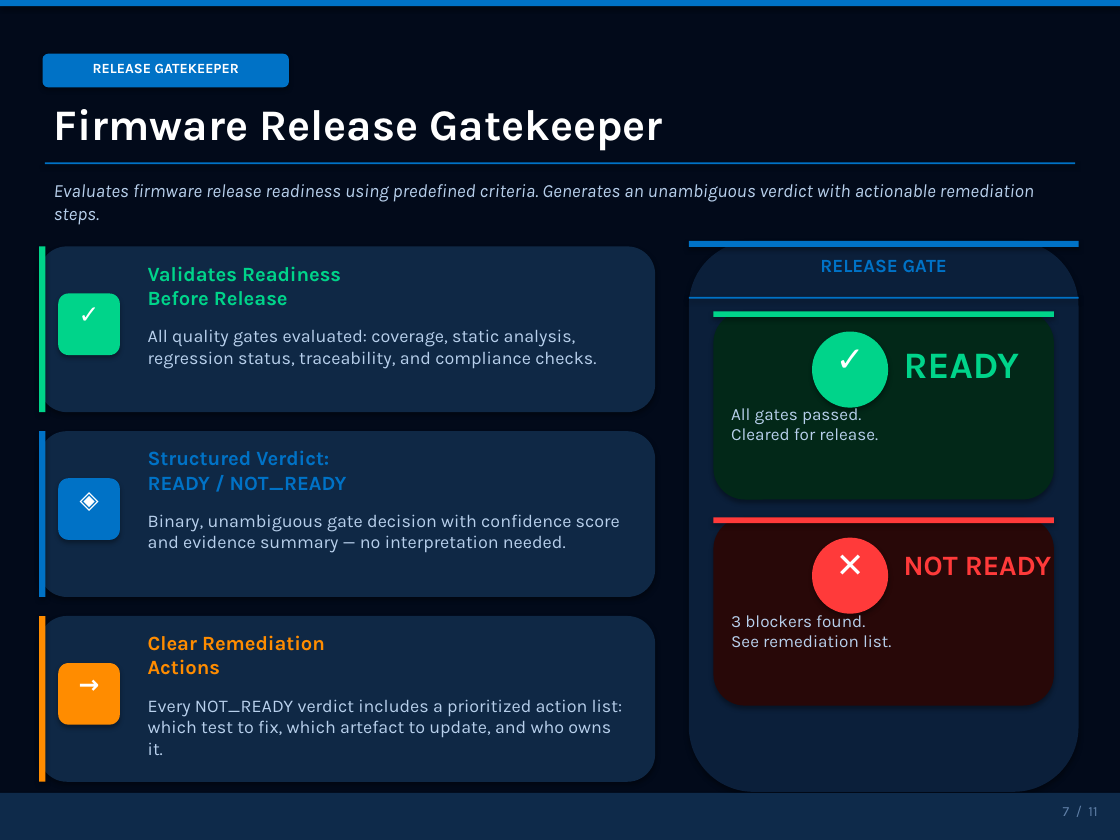
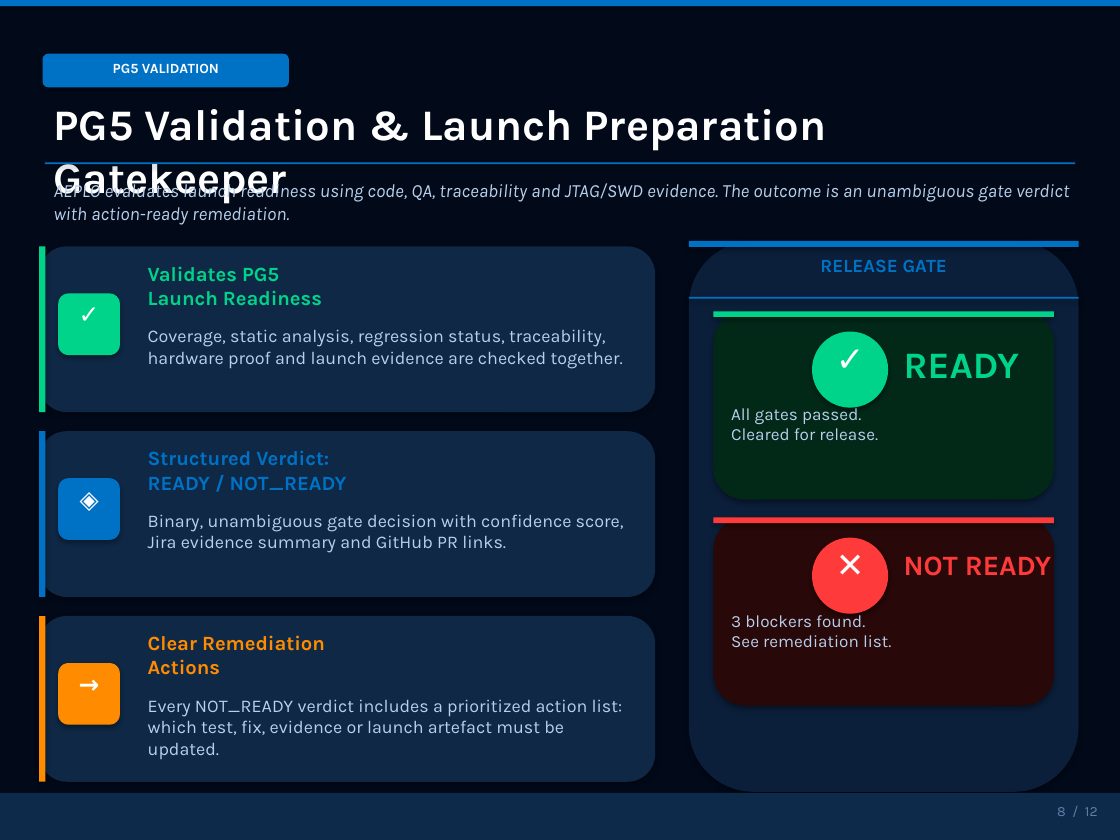
Before and after one commit to shyamnexus/HON_PPT, a slide deck: slide 8 of AI-Driven Embedded Product Lifecycle OrchestratorV3.pptx (slide 7 before the commit). Drawn at 1120x840 pixels with LibreOffice and Linux fonts; fonts in the diff are those of the drawing. Boxes give left, top, right and bottom in pixels: in the first picture for what was removed or moved away, otherwise in the second. Text is boxed around its words. In the diff, an @@ line names an element or a change of style, - is before the commit and + after.

```diff
--- a/AI-Driven Embedded Product Lifecycle OrchestratorV3.pptx
+++ b/AI-Driven Embedded Product Lifecycle OrchestratorV3.pptx
@@ text at (x1=113, y1=63, x2=219, y2=74): text changed @@
-RELEASE GATEKEEPER
+PG5 VALIDATION
@@ text at (x1=54, y1=109, x2=827, y2=204): text changed @@
-Firmware Release Gatekeeper
+PG5 Validation & Launch Preparation Gatekeeper
@@ text at (x1=54, y1=181, x2=1069, y2=225): text changed @@
-Evaluates firmware release readiness using predefined criteria. Generates an unambiguous verdict with actionable remediation steps.
+AEPLO evaluates launch readiness using code, QA, traceability and JTAG/SWD evidence. The outcome is an unambiguous gate verdict with action-ready remediation.
@@ text at (x1=148, y1=267, x2=322, y2=306): text changed @@
-Validates Readiness
-Before Release
+Validates PG5
+Launch Readiness
@@ text at (x1=148, y1=329, x2=623, y2=369): text changed @@
-All quality gates evaluated: coverage, static analysis, regression status, traceability, and compliance checks.
+Coverage, static analysis, regression status, traceability, hardware proof and launch evidence are checked together.
@@ text at (x1=148, y1=514, x2=624, y2=553): text changed @@
-Binary, unambiguous gate decision with confidence score and evidence summary — no interpretation needed.
+Binary, unambiguous gate decision with confidence score, Jira evidence summary and GitHub PR links.
@@ text at (x1=148, y1=699, x2=623, y2=759): text changed @@
-Every NOT_READY verdict includes a prioritized action list: which test to fix, which artefact to update, and who owns it.
+Every NOT_READY verdict includes a prioritized action list: which test, fix, evidence or launch artefact must be updated.
@@ text at (x1=1057, y1=807, x2=1098, y2=816): text changed @@
-7 / 11
+8 / 12
```
Also in this commit, not shown: 8 other slides changed, 3 slides added, 2 slides removed, 2 other files.
